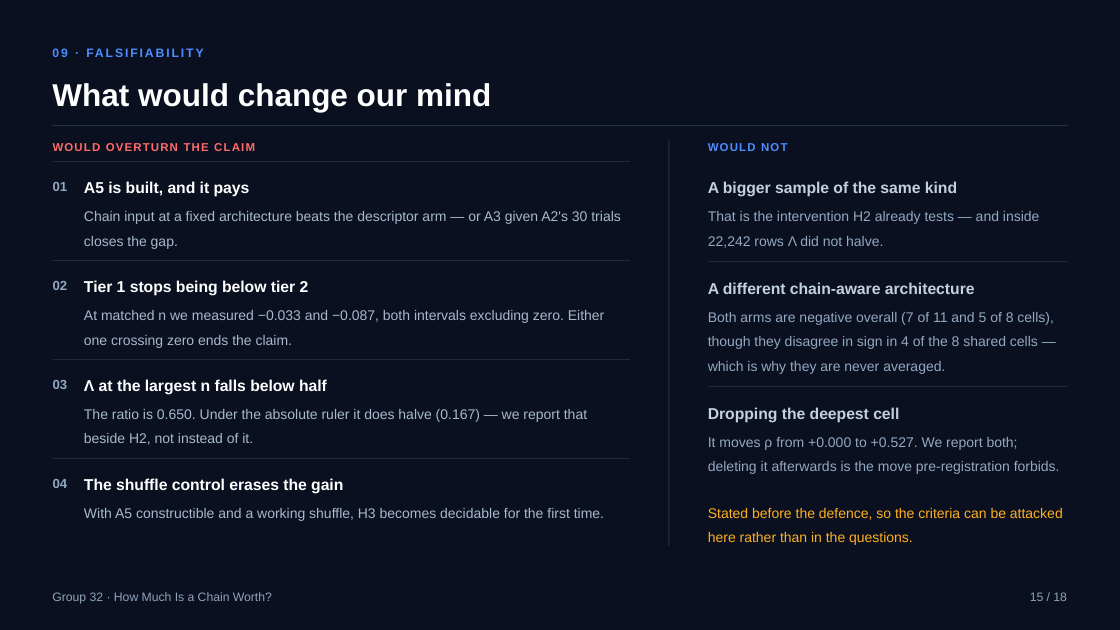
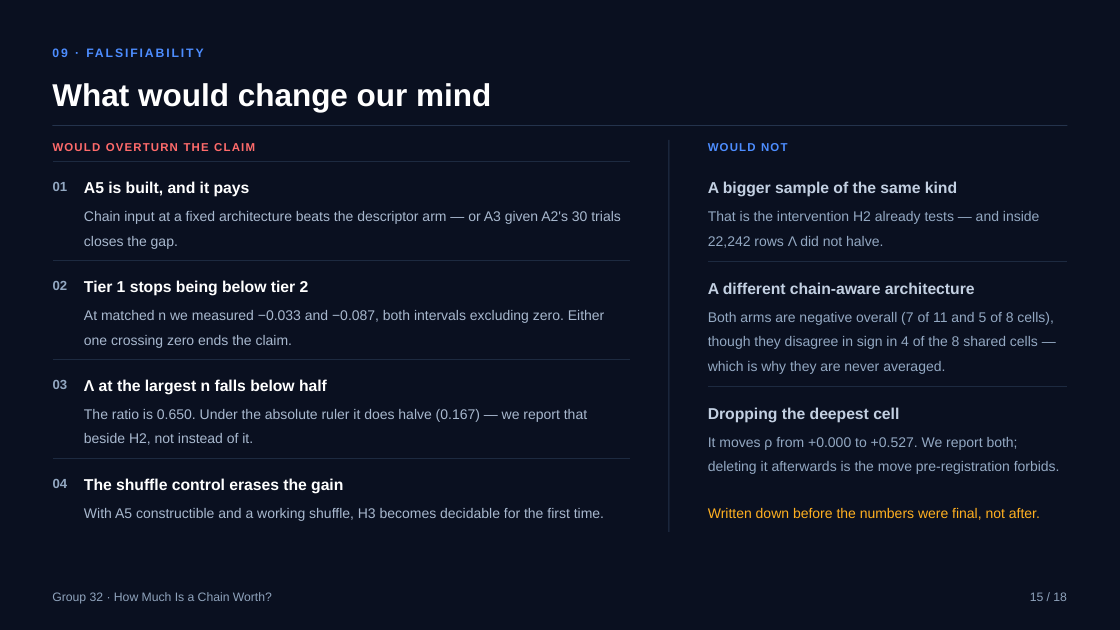
Before and after one commit to XHH-Coco/How-Much-Is-a-Chain-Worth, a slide deck: slide 15 of presentation/ChainWorth_Group32/ChainWorth_Group32.pptx. Drawn at 1120x630 pixels with LibreOffice and Linux fonts; fonts in the diff are those of the drawing. Boxes give left, top, right and bottom in pixels: in the first picture for what was removed or moved away, otherwise in the second. Text is boxed around its words. In the diff, an @@ line names an element or a change of style, - is before the commit and + after.

```diff
--- a/presentation/ChainWorth_Group32/ChainWorth_Group32.pptx
+++ b/presentation/ChainWorth_Group32/ChainWorth_Group32.pptx
@@ rectangle: place and size @@
-rectangle at [669,140,670,546]
+rectangle at [669,140,670,533]
@@ text removed at [708,508,1063,545] @@
-Stated before the defence, so the criteria can be attacked here rather than in the questions.
@@ text added at [708,508,1040,520], 12 pt, text #FFB020 @@
+Written down before the numbers were final, not after.
```
Also in this commit, not shown: 5 other slides changed, 14 other files.
